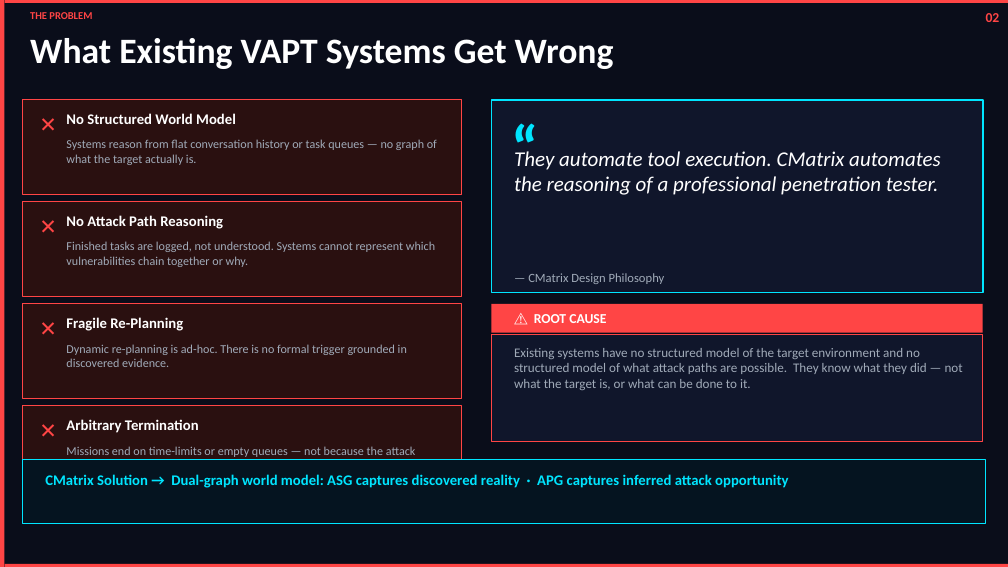
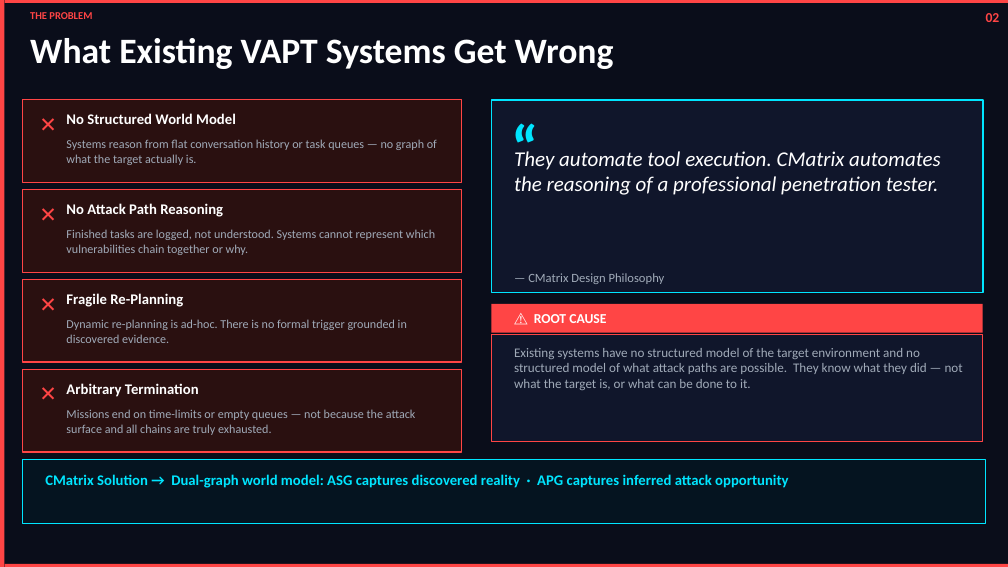
Before and after one commit to nishan-paul-2022/cmatrix-agentic-red-team, a slide deck: slide 2 of docs/paper-thesis/ppt/presentation-3.pptx. Drawn at 1008x567 pixels with LibreOffice and Linux fonts; fonts in the diff are those of the drawing. Boxes give left, top, right and bottom in pixels: in the first picture for what was removed or moved away, otherwise in the second. Text is boxed around its words. In the diff, an @@ line names an element or a change of style, - is before the commit and + after.

```diff
--- a/docs/paper-thesis/ppt/presentation-3.pptx
+++ b/docs/paper-thesis/ppt/presentation-3.pptx
@@ rectangle: place and size @@
-rectangle at (23,100,461,194)
+rectangle at (23,100,461,182)
@@ rectangle: place and size @@
-rectangle at (23,202,461,296)
+rectangle at (23,190,461,272)
@@ 3 texts: place and size @@
-3 texts at (32,209,435,267)
+3 texts at (32,197,435,255)
@@ rectangle: place and size @@
-rectangle at (23,304,461,399)
+rectangle at (23,280,461,362)
@@ 3 texts: place and size @@
-3 texts at (32,312,407,367)
+3 texts at (32,287,407,343)
@@ rectangle: place and size @@
-rectangle at (23,406,461,501)
+rectangle at (23,370,461,452)
@@ 3 texts: place and size @@
-3 texts at (32,414,416,460)
+3 texts at (32,377,416,435)
```
Also in this commit, not shown: 14 other slides changed, 2 slides added, 2 slides removed.
